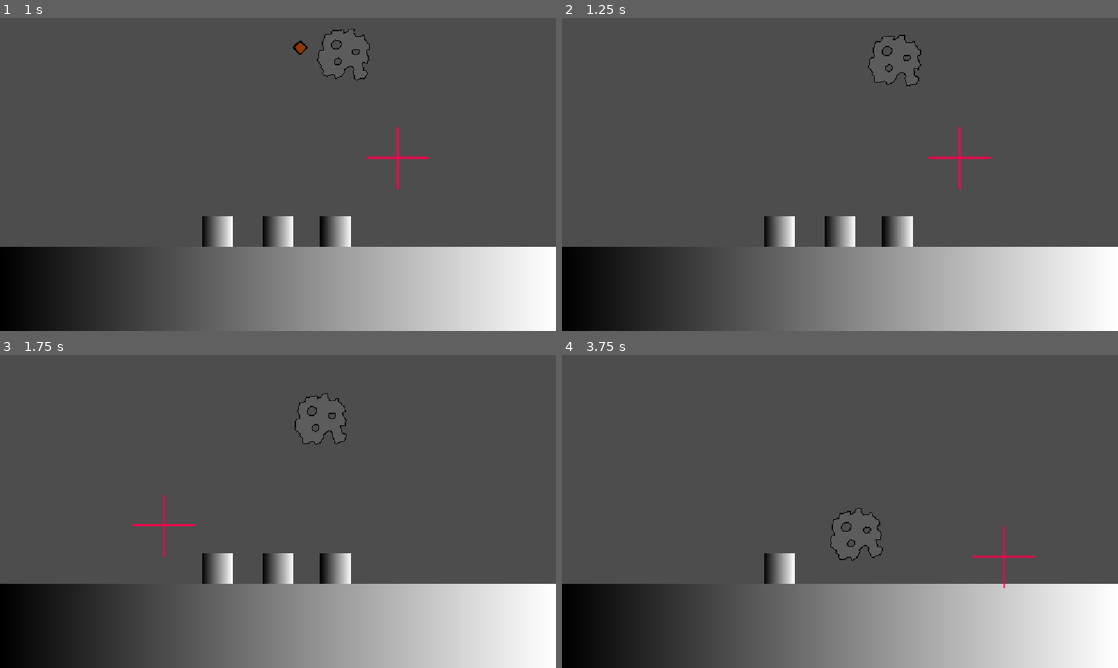
Above: before the commit, frames 1-4 (two rows, left to right).
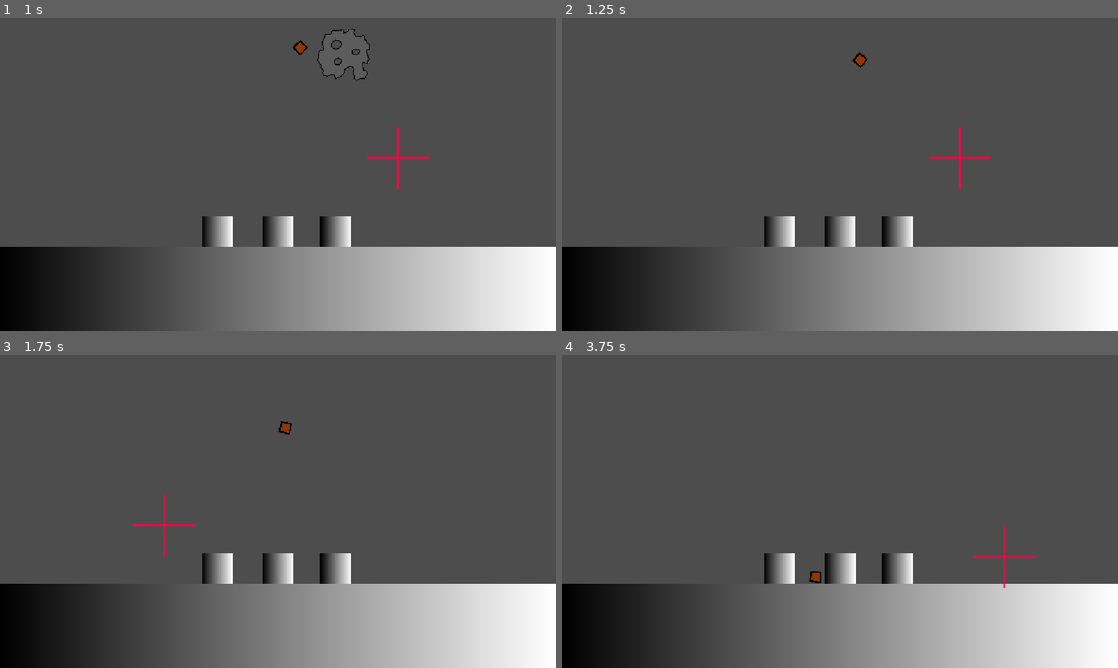
Above: after the commit, the same moments.

Repository: AndrewHay/meteor-strike
Game: Godot game, scene res://root.tscn
Same seed, same stepped clock (60 frames per second), same inputs: the game is played once before the commit and once after it.
Inputs (mouse positions are in pixels of both pictures, inside the frame that each line leads up to):
- Up to frame 1 (1 s): move the mouse to (400, 158) at 0.52 s; click (400, 158) at 0.67 s
- Up to frame 2 (1.25 s): no input
- Up to frame 3 (1.75 s): move the mouse to (166, 527) at 1.27 s; click (166, 527) at 1.42 s
- Up to frame 4 (3.75 s): move the mouse to (895, 442) at 2.02 s; click (895, 442) at 2.17 s; move the mouse to (812, 574) at 2.77 s; click (812, 574) at 2.92 s; move the mouse to (1006, 558) at 3.52 s; click (1006, 558) at 3.67 s

Frame 1 is identical in both runs. In frame 2, 0.2% of the frame differs, in the area x 52-65%, y 5-22%; in frame 3, 0.2%; in frame 4, 1.1%, in the area x 44-64%, y 48-74%.

Commit message:
House n meteor n bullet interact

Diff:
--- a/bullet/bullet.gd
+++ b/bullet/bullet.gd
@@ -1,10 +1,8 @@
 extends RigidBody2D
-
 
 # Called when the node enters the scene tree for the first time.
 func _ready() -> void:
-	pass # Replace with function body.
-
+	add_to_group("bullet");
 
 # Called every frame. 'delta' is the elapsed time since the previous frame.
 func _process(delta: float) -> void:
--- a/house/house.gd
+++ b/house/house.gd
@@ -1,7 +1,8 @@
 extends RigidBody2D
 
 func _ready() -> void:
-    body_entered.connect(_on_body_entered);
+	add_to_group("house");
+	body_entered.connect(_on_body_entered);
 
 func _on_body_entered(body):
-    print("house has hit a body");
+	print("house has hit a body");
--- a/meteor/meteor.gd
+++ b/meteor/meteor.gd
@@ -1,10 +1,14 @@
 extends RigidBody2D
 
 func _ready() -> void:
-    add_to_group("meteor");
-    body_entered.connect(_on_body_entered);
+	add_to_group("meteor");
+	body_entered.connect(_on_body_entered);
 
 func _on_body_entered(body: Node) -> void:
-    if body is RigidBody2D and not body.is_in_group("meteor"):
-        body.queue_free()
-        print("house gone bye bye");
+	if body is RigidBody2D:
+		if body.is_in_group("bullet"):
+			print("metero gone bye bye")
+			queue_free()
+		if body.is_in_group("house"):
+			body.queue_free()
+			print("house gone bye bye");
Not shown, added: meteor/meteor.gd.uid
